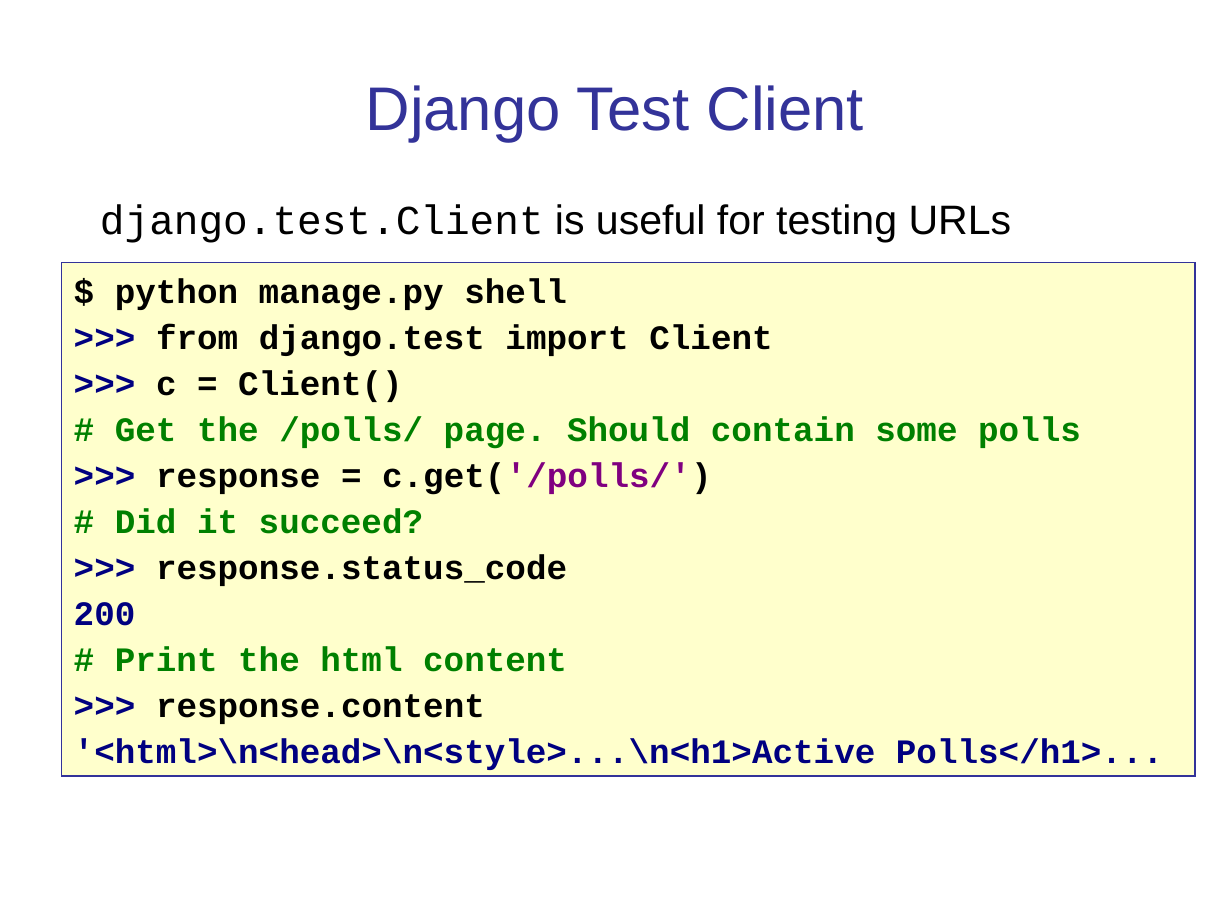
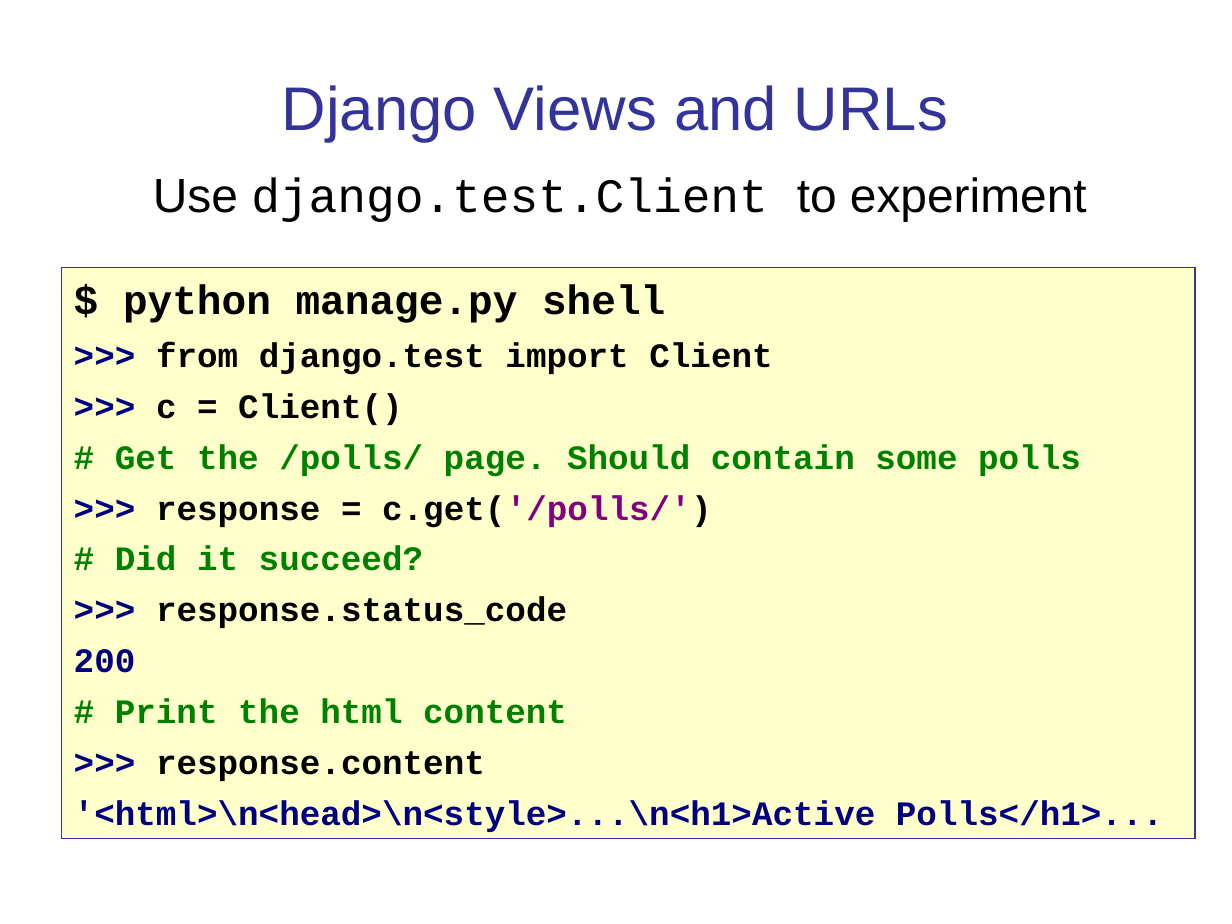
Before and after one commit to cpske/ISP, a slide deck: slide 7 of testing/WebTesting.ppt (slide 8 before the commit). Drawn at 1232x924 pixels with LibreOffice and Linux fonts; fonts in the diff are those of the drawing. Boxes give left, top, right and bottom in pixels: in the first picture for what was removed or moved away, otherwise in the second. Text is boxed around its words. In the diff, an @@ line names an element or a change of style, - is before the commit and + after.

```diff
--- a/testing/WebTesting.ppt
+++ b/testing/WebTesting.ppt
@@ title at box(282, 85, 948, 142): text changed @@
-Django Test Client
+Django Views and URLs
@@ text at box(153, 177, 1087, 222): text changed; size 24 to 28 pt; font Arial to Courier New @@
-django.test.Client is useful for testing URLs
+Use django.test.Client to experiment
@@ rectangle "$ python manage.py shell": place and size @@
-rectangle "$ python manage.py shell" at box(62, 262, 1195, 776)
+rectangle "$ python manage.py shell" at box(62, 267, 1195, 839)
@@ rectangle "$ python manage.py shell" at box(62, 267, 1195, 839): size 20 to 24 pt in "$ python manage.py shell"; more space between paragraphs @@
```
Also in this commit, not shown: 14 other slides changed, 7 slides added, 2 slides removed, 17 other files.
